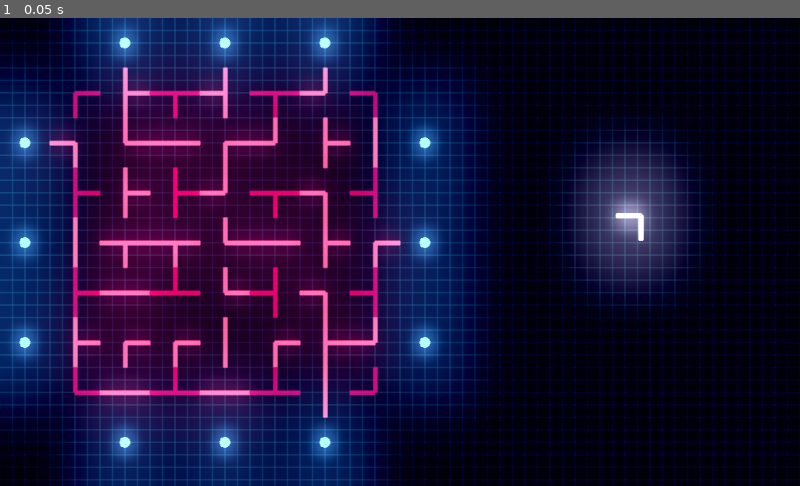
Above: before the commit, frame 1.
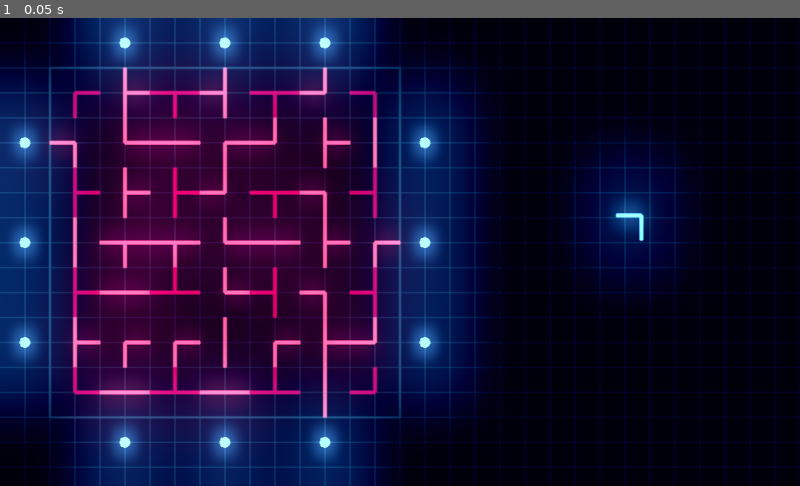
Above: after the commit, the same moment.

Repository: arran-nz/RapidRescue
Game: Godot game, scene res://Game.tscn
Same seed, same stepped clock (60 frames per second), same inputs: the game is played once before the commit and once after it.
Inputs:
- Up to frame 1 (0.05 s): no input

The runs differ from the first frame. In frame 1, 12% of the frame differs, in the area x 0-100%, y 0-100%.

Commit message:
Add board edge and change grid resolution

Diff:
--- a/MoveMaze/Scripts/Drawer.gd
+++ b/MoveMaze/Scripts/Drawer.gd
@@ -10,10 +10,10 @@
 
 var CURRENT_PALLETE = 'Vapor'
 
-var LINE_WIDTH = 5
+var LINE_WIDTH = 4
 var GRID_LINE = 1
 var CIRCLE_RADIUS = 7
-var GRID_LINES_PER_CELL = 4
+var GRID_LINES_PER_CELL = 2
 
 var _AA = true
 
@@ -25,13 +25,32 @@
 
 func _draw():
 
+	_draw_bg()
+	_draw_board_edge()
+	_draw_board_paths()
+	_draw_injectors()
+	_draw_hand()
+
+func _draw_board_edge():
+
+	var rect = Rect2(Vector2(), grid_obj.board_size * grid_obj.tile_size)
+	var color = Palletes[CURRENT_PALLETE][1]
+	var edge_width = GRID_LINE * 2
+	draw_line(rect.position, Vector2(rect.size.x, rect.position.y), color, edge_width, _AA)
+	draw_line(rect.position, Vector2(rect.position.x, rect.size.y), color, edge_width, _AA)
+	draw_line(Vector2(rect.size.x, rect.position.y), rect.size, color, edge_width, _AA)
+	draw_line(Vector2(rect.position.x, rect.size.y), rect.size, color, edge_width, _AA)
+
+func _draw_bg():
 	var view = get_viewport().size
 	var grid_resolution = (view / grid_obj.board_size) * GRID_LINES_PER_CELL
 
 	var base = Vector2(0,0) - grid_obj.position
 
+	# Draw Background
 	draw_rect(Rect2(base, view), Palletes[CURRENT_PALLETE][0],true)
 
+	# Draw Grid Lins
 	for x in range(1,grid_resolution.x):
 		var col_pos = (x * grid_obj.tile_size.x) / GRID_LINES_PER_CELL
 		var col_limit = view.y
@@ -42,14 +61,9 @@
 		var row_limit = view.x
 		draw_line(Vector2(base.x, base.y + row_pos), Vector2(row_limit, base.y + row_pos), Palletes[CURRENT_PALLETE][1], GRID_LINE, _AA)
 
-
-	_draw_board_paths()
-	_draw_injectors()
-	_draw_hand()
-
 func _draw_hand():
 	if hand_obj.current_path != null:
-		_draw_path_item(hand_obj.current_path, 'FFFFFF')
+		_draw_path_item(hand_obj.current_path, Palletes[CURRENT_PALLETE][4])
 
 func _draw_injectors():
 	for injector in grid_obj.injectors:
